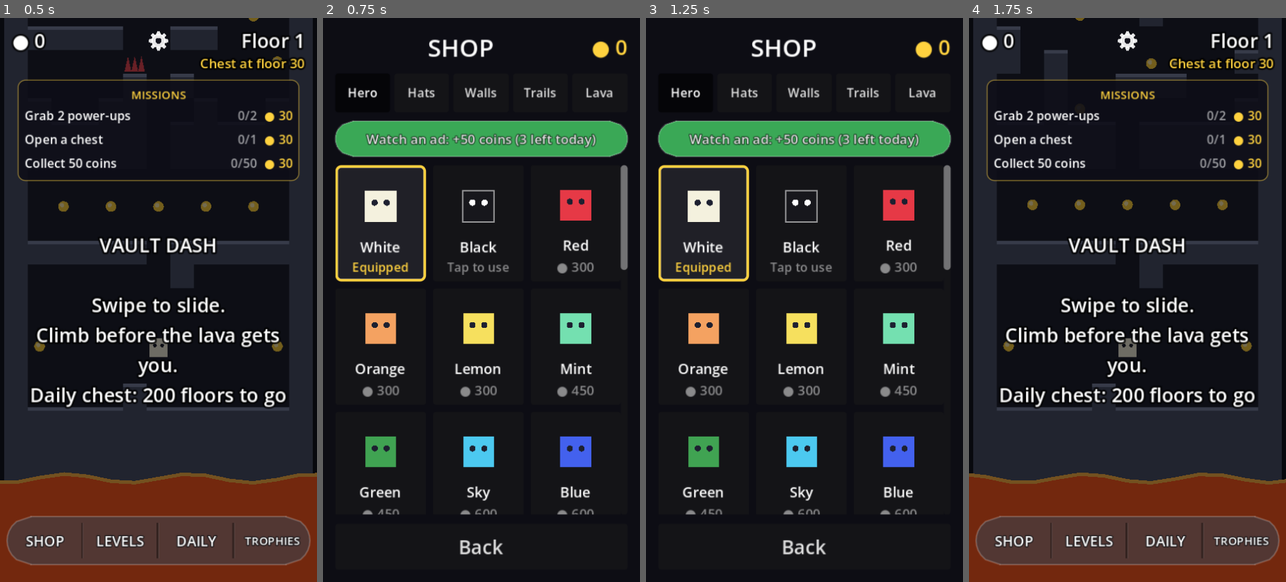
Above: before the commit, frames 1-4 (left to right).
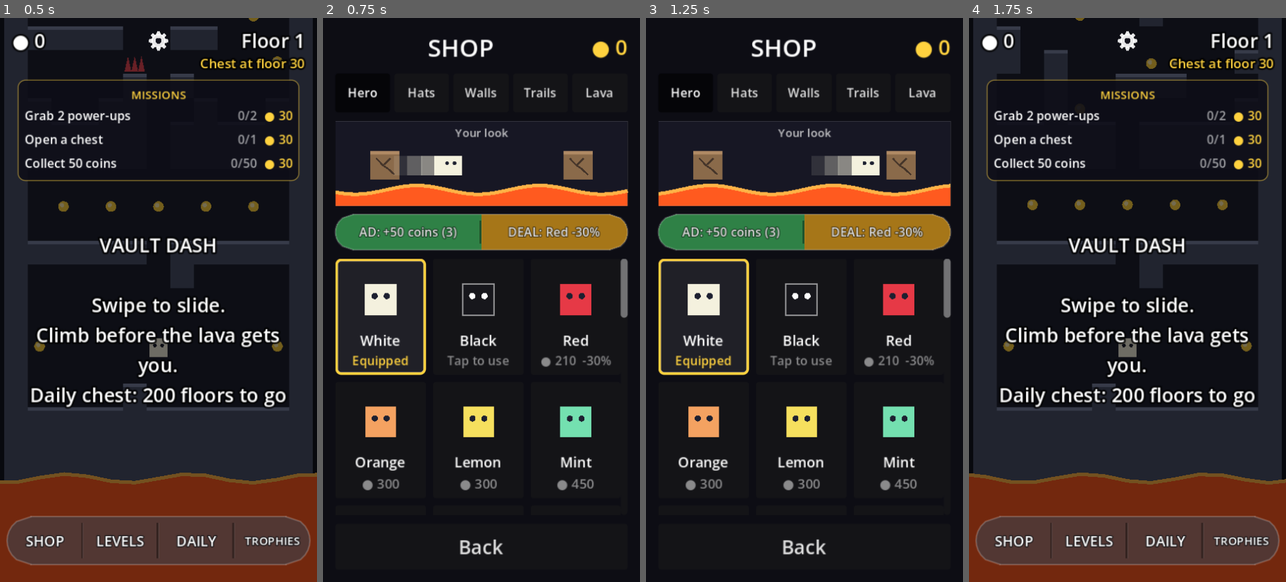
Above: after the commit, the same moments.

Repository: erelcaferm/vault-dash
Game: Godot game, scene res://scenes/main.tscn
Same seed, same stepped clock (60 frames per second), same inputs: the game is played once before the commit and once after it.
Inputs:
- Up to frame 1 (0.5 s): no input
- Up to frame 2 (0.75 s): click "SHOP" at 0.5 s
- Up to frame 3 (1.25 s): no input
- Up to frame 4 (1.75 s): click "TROPHIES" at 1.25 s

Frame 1 is identical in both runs. In frame 2, 27% of the frame differs, in the area x 3-97%, y 18-89%; in frame 3, 27%; in frame 4, nothing differs.

Commit message:
Shop preview window, daily deal, daily gift calendar
- Tap an item in the shop to see it on your hero sliding over the lava
- One unowned item a day is 30% off (DEAL half of the ad|deal pill)
- Seven-day gift strip on the title screen: coins, a chest on day 7;
  missing days never resets it

Co-Authored-By: Claude Opus 5.5 (1M context) <noreply@anthropic.com>
Claude-Session: https://claude.ai/code/session_012HmKL1m49VtDJvmPDdVVsr

Diff:
--- /dev/null
+++ b/scripts/daily_gift.gd
@@ -0,0 +1,113 @@
+extends Control
+## The daily gift: the first time you open the game each day, a strip of
+## seven gifts shows, and you claim the next one. Missing a day never resets
+## it; you just pick up where you left off. After day 7 (a chest) it starts
+## again at day 1. Saved in main.gd as gift_day and gift_date.
+
+signal claimed(reward: Dictionary)
+
+const GOLD := Color("ffd23f")
+const PillStyle := preload("res://scripts/pill_style.gd")
+
+## One entry per day: coins, or a chest.
+const GIFTS := [
+	{"coins": 25}, {"coins": 50}, {"coins": 75}, {"coins": 100},
+	{"coins": 125}, {"coins": 150}, {"chest": true},
+]
+
+var game
+var _row: HBoxContainer
+var _claim: Button
+
+
+func setup(main_game) -> void:
+	game = main_game
+	set_anchors_and_offsets_preset(PRESET_FULL_RECT)
+	mouse_filter = MOUSE_FILTER_STOP
+	var bg := ColorRect.new()
+	bg.color = Color(0, 0, 0, 0.7)
+	bg.set_anchors_and_offsets_preset(PRESET_FULL_RECT)
+	add_child(bg)
+
+	var panel := PanelContainer.new()
+	var style := StyleBoxFlat.new()
+	style.bg_color = Color(0.08, 0.08, 0.12, 0.97)
+	style.border_color = GOLD
+	style.set_border_width_all(2)
+	style.set_corner_radius_all(10)
+	style.set_content_margin_all(14)
+	panel.add_theme_stylebox_override("panel", style)
+	panel.set_anchors_preset(PRESET_CENTER)
+	panel.offset_left = -170
+	panel.offset_right = 170
+	panel.offset_top = -120
+	panel.offset_bottom = 120
+	add_child(panel)
+	var column := VBoxContainer.new()
+	column.add_theme_constant_override("separation", 12)
+	panel.add_child(column)
+	column.add_child(_label("DAILY GIFT", 26, GOLD))
+	column.add_child(_label("A gift every day you play.", 14, Color(1, 1, 1, 0.7)))
+	_row = HBoxContainer.new()
+	_row.add_theme_constant_override("separation", 4)
+	column.add_child(_row)
+	_claim = Button.new()
+	_claim.text = "CLAIM"
+	_claim.custom_minimum_size = Vector2(0, 48)
+	_claim.add_theme_font_size_override("font_size", 22)
+	for key in ["normal", "hover", "pressed"]:
+		_claim.add_theme_stylebox_override(key, PillStyle.new(Color(0.85, 0.6, 0.1, 0.9), key == "pressed"))
+	_claim.add_theme_stylebox_override("focus", StyleBoxEmpty.new())
+	_claim.add_theme_color_override("font_outline_color", Color(0, 0, 0, 0.6))
+	_claim.add_theme_constant_override("outline_size", 4)
+	_claim.pressed.connect(_on_claim)
+	column.add_child(_claim)
+	visible = false
+
+
+func open() -> void:
+	for c in _row.get_children():
+		_row.remove_child(c)
+		c.queue_free()
+	for i in GIFTS.size():
+		_row.add_child(_day_card(i))
+	visible = true
+
+
+func _on_claim() -> void:
+	visible = false
+	claimed.emit(GIFTS[game.gift_day])
+
+
+func _day_card(i: int) -> Control:
+	var today: bool = i == game.gift_day
+	var done: bool = i < game.gift_day
+	var card := PanelContainer.new()
+	card.size_flags_horizontal = SIZE_EXPAND_FILL
+	card.custom_minimum_size.y = 74
+	var style := StyleBoxFlat.new()
+	style.bg_color = Color(1, 1, 1, 0.12 if today else 0.05)
+	style.set_corner_radius_all(6)
+	if today:
+		style.border_color = GOLD
+		style.set_border_width_all(2)
+	card.add_theme_stylebox_override("panel", style)
+	var box := VBoxContainer.new()
+	box.alignment = BoxContainer.ALIGNMENT_CENTER
+	box.add_theme_constant_override("separation", 2)
+	card.add_child(box)
+	box.add_child(_label(tr("Day %d") % (i + 1), 11, Color(1, 1, 1, 0.6)))
+	var gift: Dictionary = GIFTS[i]
+	var what := tr("Chest") if gift.has("chest") else "● %d" % gift.coins
+	box.add_child(_label("✓" if done else what, 13 if not done else 18, Color("7fd67f") if done else GOLD))
+	return card
+
+
+func _label(text: String, size: int, color := Color.WHITE) -> Label:
+	var label := Label.new()
+	label.text = text
+	label.horizontal_alignment = HORIZONTAL_ALIGNMENT_CENTER
+	label.add_theme_font_size_override("font_size", size)
+	label.add_theme_color_override("font_color", color)
+	label.mouse_filter = MOUSE_FILTER_IGNORE
+	return label
--- /dev/null
+++ b/scripts/look_preview.gd
@@ -0,0 +1,69 @@
+extends Control
+## The shop's preview window: your hero, hat and trail sliding back and
+## forth between two cracked walls above the lava, so you can see a whole
+## look before buying. main.gd's equipped items are used unless `trying`
+## holds an item for that kind.
+
+const Skins := preload("res://scripts/skins.gd")
+
+var game
+var trying := {}                 # kind -> item being tried on
+var _time := 0.0
+
+
+func _process(delta: float) -> void:
+	if is_visible_in_tree():
+		_time += delta
+		queue_redraw()
+
+
+func item(kind: String) -> Dictionary:
+	if trying.has(kind):
+		return trying[kind]
+	match kind:
+		"hero":
+			return Skins.find(Skins.HERO, game.equipped_hero)
+		"hat":
+			return Skins.find(Skins.HATS, game.equipped_hat)
+		"trail":
+			return Skins.find(Skins.TRAILS, game.equipped_trail)
+		"lava":
+			return Skins.find(Skins.LAVA, game.equipped_lava)
+	return Skins.find(Skins.WALLS, game.equipped_wall)
+
+
+func _draw() -> void:
+	var r := Rect2(Vector2.ZERO, size)
+	draw_rect(r, Color(0.09, 0.09, 0.14))
+	var tile := minf(size.y * 0.34, 34.0)
+	var floor_y := size.y - tile * 0.9
+	# Two cracked walls to slide between, with the lava creeping below.
+	var left := Rect2(Vector2(size.x * 0.12, floor_y - tile), Vector2(tile, tile))
+	var right := Rect2(Vector2(size.x * 0.88 - tile, floor_y - tile), Vector2(tile, tile))
+	Skins.draw_cracked(self, left, item("walls"), _time)
+	Skins.draw_cracked(self, right, item("walls"), _time)
+	Skins.draw_lava(self, item("lava"), 0.0, size.x, floor_y + tile * 0.35, size.y, _time)
+
+	# Slide right, pause, slide left, pause.
+	var span := right.position.x - left.end.x - tile
+	var cycle := fposmod(_time, 2.4) / 2.4
+	var t := 0.0
+	var dir := Vector2.ZERO
+	if cycle < 0.3:
+		t = cycle / 0.3
+		dir = Vector2.RIGHT
+	elif cycle < 0.5:
+		t = 1.0
+	elif cycle < 0.8:
+		t = 1.0 - (cycle - 0.5) / 0.3
+		dir = Vector2.LEFT
+	var center := Vector2(left.end.x + tile * 0.5 + span * t, floor_y - tile * 0.5)
+	var hero := item("hero")
+	var color := Skins.hero_color(hero, _time * (Skins.RAINBOW_SLIDE_SPEED if dir != Vector2.ZERO else Skins.RAINBOW_IDLE_SPEED))
+	var body := Vector2(tile - 6, tile - 6)
+	if dir != Vector2.ZERO:
+		body *= Vector2(1.2, 0.82)
+		Skins.draw_trail(self, item("trail"), center, dir, body, color, _time)
+	Skins.draw_hero_item(self, hero, center, body, color, dir * 3.0, _time, dir)
+	Skins.draw_hat(self, item("hat"), center, body, _time)
+	draw_rect(r, Color(1, 1, 1, 0.12), false, 1.0)
--- a/scripts/main.gd
+++ b/scripts/main.gd
@@ -14,6 +14,7 @@
 const BAR_COLOR := Color(0.24, 0.25, 0.29, 0.62)
 const Achievements := preload("res://scripts/achievements.gd")
 const AchievementsScreen := preload("res://scripts/achievements_screen.gd")
+const DailyGift := preload("res://scripts/daily_gift.gd")
 const Sfx := preload("res://scripts/sfx.gd")
 const Missions := preload("res://scripts/missions.gd")
 const SettingsScreen := preload("res://scripts/settings_screen.gd")
@@ -173,6 +174,9 @@
 var stats := {}                  # saved counters that achievements watch
 var unlocked: Array = []         # saved ids of unlocked achievements
 var achievements_screen: Control
+var daily_gift: Control
+var gift_day := 0                  # which of the 7 daily gifts is next (0-6)
+var gift_date := ""                # the day the last gift was claimed
 var menu_bar: HBoxContainer
 var banner: PanelContainer
 var banner_label: Label
@@ -206,6 +210,8 @@
 var doubled := false               # this run's coins were already doubled by an ad
 var ad_coins_day := ""             # the day ad_coins_today counts
 var ad_coins_today := 0            # shop coin ads watched that day
+var deal_day := ""                 # the day deal_id was picked
+var deal_id := ""                  # today's discounted shop item ("" if none left)
 var pause_button: Button
 var best_at_start := 0           # best floor before this run, for the "New best!" moment
 var new_best_shown := false
@@ -373,6 +379,9 @@
 	rainbow_phase += delta * (Skins.RAINBOW_SLIDE_SPEED if moving else Skins.RAINBOW_IDLE_SPEED)
 	state_time += delta
 	_update_shop_glow()
+	if state == State.READY and not (shop.visible or achievements_screen.visible or settings_screen.visible \
+			or levels_screen.visible or level_editor.visible):
+		_maybe_show_gift()
 	if state == State.PLAYING:
 		elapsed += delta
 		_update_slide(delta)
@@ -1035,7 +1044,7 @@
 
 func _unhandled_input(event: InputEvent) -> void:
 	if shop.visible or chest_screen.visible or achievements_screen.visible or settings_screen.visible \
-			or levels_screen.visible or level_editor.visible:
+			or levels_screen.visible or level_editor.visible or daily_gift.visible:
 		return
 	if event is InputEventScreenTouch:
 		if event.pressed:
@@ -1357,6 +1366,10 @@
 	hud.add_child(achievements_screen)
 	achievements_screen.setup(self)
 	achievements_screen.closed.connect(func(): achievements_screen.visible = false)
+	daily_gift = DailyGift.new()
+	hud.add_child(daily_gift)
+	daily_gift.setup(self)
+	daily_gift.claimed.connect(_claim_gift)
 	# The banner goes on top of every other screen.
 	hud.add_child(banner)
 	chest_rng.randomize()
@@ -1402,7 +1415,7 @@
 	safe_root.offset_right = -inset[2]
 	safe_root.offset_bottom = -inset[3]
 	# Full-screen menus keep their background edge to edge.
-	for screen in [shop, chest_screen, settings_screen, levels_screen, level_editor, achievements_screen]:
+	for screen in [shop, chest_screen, settings_screen, levels_screen, level_editor, achievements_screen, daily_gift]:
 		var bg: Control = screen.get_child(0)
 		if bg is ColorRect:
 			bg.offset_left = -inset[0]
@@ -1834,6 +1847,33 @@
 
 # --- Daily Climb -----------------------------------------------------------
 
+## The daily gift waits on the title screen once a day, from the second
+## run on (a brand-new player gets the game first).
+func gift_ready() -> bool:
+	return gift_date != today() and stat("runs") >= 1 and not is_level()
+
+
+func _maybe_show_gift() -> void:
+	if state == State.READY and gift_ready() and not daily_gift.visible and not chest_screen.visible:
+		daily_gift.open()
+
+
+func _claim_gift(gift: Dictionary) -> void:
+	gift_date = today()
+	gift_day = (gift_day + 1) % DailyGift.GIFTS.size()
+	add_stat("gifts")
+	if gift.has("chest"):
+		pending_chests += 1
+		_save()
+		_open_next_chest(State.READY)
+		return
+	total_coins += gift.coins
+	sfx.play("reward")
+	_toast(tr("+%d coins") % gift.coins)
+	_save()
+	reset()
+
+
 func today() -> String:
 	return test_today if test_today != "" else Time.get_date_string_from_system()
 
@@ -2005,14 +2045,49 @@
 		reset()    # refreshes the title screen's coin count
 
 
+## Today's deal: one shop item you don't own, DEAL_OFF cheaper, picked once
+## a day. Returns [kind, item], or [] when there's nothing left to discount.
+const DEAL_OFF := 0.3
+const DEAL_KINDS := ["hero", "hat", "walls", "trail", "lava"]
+
+func deal() -> Array:
+	if deal_day != today():
+		deal_day = today()
+		deal_id = ""
+		var choices: Array = []
+		for kind in DEAL_KINDS:
+			for item in Skins.list(kind):
+				if item.price > 0 and not owns(item):
+					choices.append(item.id)
+		if not choices.is_empty():
+			var rng := RandomNumberGenerator.new()
+			rng.seed = ("deal-" + deal_day).hash()
+			deal_id = choices[rng.randi_range(0, choices.size() - 1)]
+		_save()
+	if deal_id == "":
+		return []
+	for kind in DEAL_KINDS:
+		for item in Skins.list(kind):
+			if item.id == deal_id and not owns(item):
+				return [kind, item]
+	return []
+
+
+## What an item costs today, after any deal.
+func price(item: Dictionary) -> int:
+	if item.id == deal_id and deal_day == today():
+		return snappedi(roundi(item.price * (1.0 - DEAL_OFF)), 10)
+	return item.price
+
+
 func owns(item: Dictionary) -> bool:
 	return item.price == 0 or owned.has(item.id)
 
 
 func buy(kind: String, item: Dictionary) -> bool:
-	if owns(item) or item.get("chest_only", false) or item.has("achievement") or item.has("level") or total_coins < item.price:
+	if owns(item) or item.get("chest_only", false) or item.has("achievement") or item.has("level") or total_coins < price(item):
 		return false
-	total_coins -= item.price
+	total_coins -= price(item)
 	sfx.play("buy")
 	owned.append(item.id)
 	equip(kind, item.id)
@@ -2062,6 +2137,10 @@
 		ads.no_forced_ads = cfg.get_value("shop", "no_forced_ads", false)
 		ad_coins_day = cfg.get_value("ads", "day", "")
 		ad_coins_today = cfg.get_value("ads", "today", 0)
+		deal_day = cfg.get_value("shop", "deal_day", "")
+		deal_id = cfg.get_value("shop", "deal_id", "")
+		gift_day = cfg.get_value("gift", "day", 0)
+		gift_date = cfg.get_value("gift", "date", "")
 		trap_meter = cfg.get_value("secret", "meter", 0.0)
 		bonus_chest_owed = cfg.get_value("secret", "chest_owed", false)
 		unlocked = cfg.get_value("achievements", "unlocked", [])
@@ -2106,6 +2185,10 @@
 	cfg.set_value("shop", "no_forced_ads", ads.no_forced_ads)
 	cfg.set_value("ads", "day", ad_coins_day)
 	cfg.set_value("ads", "today", ad_coins_today)
+	cfg.set_value("shop", "deal_day", deal_day)
+	cfg.set_value("shop", "deal_id", deal_id)
+	cfg.set_value("gift", "day", gift_day)
+	cfg.set_value("gift", "date", gift_date)
 	cfg.set_value("shop", "hero", equipped_hero)
 	cfg.set_value("shop", "wall", equipped_wall)
 	cfg.set_value("shop", "trail", equipped_trail)
--- a/scripts/shop.gd
+++ b/scripts/shop.gd
@@ -8,6 +8,7 @@
 const Preview := preload("res://scripts/skin_preview.gd")
 const Achievements := preload("res://scripts/achievements.gd")
 const PillStyle := preload("res://scripts/pill_style.gd")
+const LookPreview := preload("res://scripts/look_preview.gd")
 
 const GOLD := Color("ffd23f")
 const DIM := Color(1, 1, 1, 0.5)
@@ -20,6 +21,10 @@
 var _grid: GridContainer
 var _tab_buttons := {}
 var _ad_button: Button
+var _deal_button: Button
+var _offers: HBoxContainer
+var _look: Control               # try-on window
+var _look_label: Label
 
 
 func setup(main_game) -> void:
@@ -74,18 +79,35 @@
 		tabs.add_child(b)
 		_tab_buttons[t[0]] = b
 
-	_ad_button = Button.new()
-	_ad_button.custom_minimum_size.y = 40
-	_ad_button.add_theme_font_size_override("font_size", 15)
-	for key in ["normal", "hover", "pressed", "disabled"]:
-		_ad_button.add_theme_stylebox_override(key, PillStyle.new(Color("3aa856") if key != "disabled" else Color("3a4a3e"), key == "pressed"))
-	_ad_button.add_theme_stylebox_override("focus", StyleBoxEmpty.new())
-	_ad_button.add_theme_color_override("font_outline_color", Color("10361a"))
-	_ad_button.add_theme_constant_override("outline_size", 4)
+	_look = LookPreview.new()
+	_look.game = game
+	_look.clip_contents = true
+	_look.custom_minimum_size.y = 96
+	_look.mouse_filter = MOUSE_FILTER_IGNORE
+	column.add_child(_look)
+	_look_label = _label("", 13, Color(1, 1, 1, 0.75))
+	_look_label.set_anchors_and_offsets_preset(PRESET_TOP_WIDE)
+	_look_label.offset_top = 4
+	_look.add_child(_look_label)
+
+	# One pill: watch an ad for coins | today's deal.
+	_offers = HBoxContainer.new()
+	_offers.add_theme_constant_override("separation", 0)
+	_offers.custom_minimum_size.y = 40
+	column.add_child(_offers)
+	_ad_button = _offer_button(Color(0.23, 0.66, 0.34, 0.75))
 	_ad_button.pressed.connect(func():
 		if game.ad_shop_coins():
 			_refresh())
-	column.add_child(_ad_button)
+	_deal_button = _offer_button(Color(0.85, 0.6, 0.1, 0.75))
+	_deal_button.pressed.connect(func():
+		var d: Array = game.deal()
+		if d.is_empty():
+			return
+		_show_tab(d[0])
+		_look.trying[d[0]] = d[1]
+		_scroll_to(d[1])
+		_refresh())
 
 	_scroll = ScrollContainer.new()
 	_scroll.size_flags_vertical = SIZE_EXPAND_FILL
@@ -103,6 +125,7 @@
 	back.custom_minimum_size.y = 52
 	back.add_theme_font_size_override("font_size", 22)
 	back.pressed.connect(func():
+		_look.trying.clear()
 		_mark_tab_seen()
 		closed.emit())
 	column.add_child(back)
@@ -111,6 +134,7 @@
 
 func open() -> void:
 	pending_buy = ""
+	_look.trying.clear()
 	visible = true
 	# Start on a tab with something new in it.
 	for t in _tab_buttons:
@@ -131,10 +155,26 @@
 
 func _refresh() -> void:
 	_coins_label.text = "● %d" % game.total_coins
+	var tried: Array = _look.trying.values()
+	_look_label.text = tr("Preview: %s") % tr(tried[0].name) if tried.size() == 1 \
+			else (tr("Your look") if tried.is_empty() else tr("Preview: %d items") % tried.size())
 	var left: int = game.ad_coins_left()
 	_ad_button.visible = game.ads.can_show_rewarded()
 	_ad_button.disabled = left <= 0
-	_ad_button.text = tr("Watch an ad: +%d coins (%d left today)") % [game.Ads.SHOP_COINS, left] if left > 0 else tr("No more ads today")
+	_ad_button.text = tr("AD: +%d coins (%d)") % [game.Ads.SHOP_COINS, left] if left > 0 else tr("No more ads today")
+	var d: Array = game.deal()
+	_deal_button.visible = not d.is_empty()
+	if not d.is_empty():
+		_deal_button.text = tr("DEAL: %s -%d%%") % [tr(d[1].name), roundi(game.DEAL_OFF * 100)]
+	_offers.visible = _ad_button.visible or _deal_button.visible
+	game._style_bar(_offers)
+	for b: Button in _offers.get_children():
+		var label := Label.new()
+		label.text = b.text
+		label.add_theme_font_size_override("font_size", 14)
+		game.fit_font(label, (size.x - 28.0) / maxf(_offers.get_children().filter(func(c): return c.visible).size(), 1) - 20.0, 9)
+		b.add_theme_font_size_override("font_size", label.get_theme_font_size("font_size"))
+		label.free()
 	var keep := _scroll.scroll_vertical
 	for c in _grid.get_children():
 		_grid.remove_child(c)
@@ -195,6 +235,8 @@
 		status = _label(tr("Level %d") % item.level, 13, Color("7fd6ff"))
 	elif pending_buy == item.id:
 		status = _label("Tap to buy!", 14, GOLD)
+	elif game.price(item) < item.price:
+		status = _label("● %d  -%d%%" % [game.price(item), roundi(game.DEAL_OFF * 100)], 14, Color("ffb347") if game.total_coins >= game.price(item) else DIM)
 	elif game.total_coins >= item.price:
 		status = _label("● %d" % item.price, 15, GOLD)
 	else:
@@ -224,12 +266,41 @@
 	elif pending_buy == item.id:
 		game.buy(tab, item)
 		pending_buy = ""
-	elif game.total_coins >= item.price:
+	elif game.total_coins >= game.price(item):
 		pending_buy = item.id
 	else:
 		pending_buy = ""
 		game.sfx.play("error")
+	# Tapping an item you don't own shows it on your hero in the window above.
+	if game.owns(item):
+		_look.trying.erase(tab)
+	else:
+		_look.trying[tab] = item
 	_refresh()
+
+
+func _offer_button(color: Color) -> Button:
+	var b := Button.new()
+	b.size_flags_horizontal = SIZE_EXPAND_FILL
+	b.clip_text = true
+	b.add_theme_font_size_override("font_size", 14)
+	for key in ["normal", "hover", "pressed", "disabled"]:
+		b.add_theme_stylebox_override(key, PillStyle.new(color if key != "disabled" else Color(0.3, 0.3, 0.34, 0.6), key == "pressed"))
+	b.add_theme_stylebox_override("focus", StyleBoxEmpty.new())
+	b.add_theme_color_override("font_outline_color", Color(0, 0, 0, 0.6))
+	b.add_theme_constant_override("outline_size", 4)
+	_offers.add_child(b)
+	return b
+
+
+## Scrolls the grid so `item`'s card is in view.
+func _scroll_to(item: Dictionary) -> void:
+	var i: int = Skins.list(tab).find(item)
+	if i < 0:
+		return
+	await get_tree().process_frame
+	var card: Control = _grid.get_child(i)
+	_scroll.scroll_vertical = int(card.position.y)
 
 
 func _has_new(t: String) -> bool:
--- /dev/null
+++ b/tests/test_gift.gd
@@ -0,0 +1,74 @@
+extends SceneTree
+## Checks the daily gift calendar and the daily shop deal.
+## Run: godot --headless --path . --script res://tests/test_gift.gd
+
+const SAVE := "user://test_gift_save.cfg"
+const DailyGift := preload("res://scripts/daily_gift.gd")
+const Skins := preload("res://scripts/skins.gd")
+
+var failures := 0
+
+
+func _initialize() -> void:
+	DirAccess.remove_absolute(ProjectSettings.globalize_path(SAVE))
+	var game = load("res://scenes/main.tscn").instantiate()
+	game.save_path = SAVE
+	game.test_today = "2026-10-20"
+	root.add_child(game)
+	await process_frame
+	await process_frame
+
+	# Daily gift.
+	_expect(not game.daily_gift.visible, "no gift before the first run")
+	game.stats["runs"] = 1
+	await process_frame
+	_expect(game.daily_gift.visible, "the gift shows on the title screen")
+	var before: int = game.total_coins
+	game.daily_gift._on_claim()
+	_expect(game.total_coins == before + DailyGift.GIFTS[0].coins, "day 1 pays its coins")
+	_expect(game.gift_day == 1 and not game.gift_ready(), "one gift a day")
+	await process_frame
+	_expect(not game.daily_gift.visible, "the gift doesn't come back the same day")
+	game.test_today = "2026-10-25"    # days missed don't reset it
+	_expect(game.gift_ready(), "a new day brings a new gift")
+	game.gift_day = 6
+	var chests: int = game.pending_chests
+	game._claim_gift(DailyGift.GIFTS[6])
+	_expect(game.state == game.State.CHEST and game.gift_day == 0, "day 7 opens a chest and the strip starts again")
+	game.chest_screen._reveal()
+	game.chest_screen.finished.emit(game.chest_screen._reward)
+	_expect(game.pending_chests == chests and game.state == game.State.READY, "the gift chest is opened, back to the title")
+
+	# Daily deal.
+	game.test_today = "2026-10-21"
+	var d: Array = game.deal()
+	_expect(not d.is_empty() and d[1].price > 0 and not game.owns(d[1]), "a deal is an unowned shop item")
+	var item: Dictionary = d[1]
+	_expect(game.price(item) < item.price, "the deal is cheaper")
+	_expect(game.deal()[1].id == item.id, "the deal stays the same all day")
+	game.total_coins = game.price(item)
+	_expect(game.buy(d[0], item) and game.total_coins == 0, "buying the deal costs the deal price")
+	_expect(game.deal().is_empty(), "a bought deal is gone for the day")
+	game.test_today = "2026-10-22"
+	_expect(not game.deal().is_empty() and game.deal()[1].id != item.id, "a new deal the next day")
+
+	# The preview shows any item you tap, and the deal button jumps to the deal.
+	var deal_item: Array = game.deal()
+	game.shop.open()
+	game.shop._show_tab("hero")
+	var other := Skins.find(Skins.HERO, "rainbow" if deal_item[1].id != "rainbow" else "gold")
+	game.shop._on_card(other)
+	_expect(game.shop._look.trying.get("hero", {}).get("id", "") == other.id, "tapping an item previews it")
+	game.shop._deal_button.pressed.emit()
+	_expect(game.shop.tab == deal_item[0] and game.shop._look.trying[deal_item[0]].id == deal_item[1].id, "the deal button shows the deal")
+	DirAccess.remove_absolute(ProjectSettings.globalize_path(SAVE))
+
+	if failures == 0:
+		print("PASS: daily gift and daily deal")
+	quit(1 if failures > 0 else 0)
+
+
+func _expect(ok: bool, what: String) -> void:
+	if not ok:
+		failures += 1
+		print("FAIL: ", what)
--- a/translations/strings.csv
+++ b/translations/strings.csv
@@ -350,7 +350,6 @@
 FREE REVIVE,FREE REVIVE,REVIVIR GRATIS,RÉSURRECTION,GRATIS-REVIVE,BEDAVA DİRİLT,ВОСКРЕСНУТЬ,免费复活,免費復活
 AD,AD,ANUNCIO,PUB,WERBUNG,REKLAM,РЕКЛАМА,广告,廣告
 2x COINS,2x COINS,MONEDAS x2,PIÈCES x2,MÜNZEN x2,2x ALTIN,МОНЕТЫ x2,金币翻倍,金幣翻倍
-Watch an ad: +%d coins (%d left today),Watch an ad: +%d coins (%d left today),Ver anuncio: +%d monedas (quedan %d hoy),Voir une pub : +%d pièces (encore %d aujourd'hui),Werbung ansehen: +%d Münzen (heute noch %d),Reklam izle: +%d altın (bugün %d kaldı),Смотреть рекламу: +%d монет (сегодня ещё %d),看广告：+%d 金币（今天还剩 %d 次）,看廣告：+%d 金幣（今天還剩 %d 次）
 No more ads today,No more ads today,No hay más anuncios hoy,Plus de pubs aujourd'hui,Heute keine Werbung mehr,Bugünlük reklam bitti,На сегодня реклама закончилась,今天没有更多广告了,今天沒有更多廣告了
 NEW,NEW,NUEVO,NOUVEAU,NEU,YENİ,НОВОЕ,新,新
 Frog,Frog,Rana,Grenouille,Frosch,Kurbağa,Лягушка,青蛙,青蛙
@@ -377,3 +376,13 @@
 Honey,Honey,Miel,Miel,Honig,Bal,Мёд,蜂蜜,蜂蜜
 Ink,Ink,Tinta,Encre,Tinte,Mürekkep,Чернила,墨水,墨水
 Aurora,Aurora,Aurora,Aurore,Polarlicht,Kutup Işıkları,Сияние,极光,極光
+Day %d,Day %d,Día %d,Jour %d,Tag %d,%d. Gün,День %d,第 %d 天,第 %d 天
+Chest,Chest,Cofre,Coffre,Truhe,Sandık,Сундук,宝箱,寶箱
+DAILY GIFT,DAILY GIFT,REGALO DIARIO,CADEAU DU JOUR,TAGESGESCHENK,GÜNLÜK HEDİYE,ЕЖЕДНЕВНЫЙ ПОДАРОК,每日礼物,每日禮物
+A gift every day you play.,A gift every day you play.,Un regalo cada día que juegas.,Un cadeau chaque jour où vous jouez.,Ein Geschenk an jedem Spieltag.,Oynadığın her gün bir hediye.,Подарок за каждый день игры.,每天游玩都有礼物。,每天遊玩都有禮物。
+CLAIM,CLAIM,RECOGER,RÉCUPÉRER,ABHOLEN,AL,ЗАБРАТЬ,领取,領取
+Preview: %s,Preview: %s,Vista previa: %s,Aperçu : %s,Vorschau: %s,Önizleme: %s,Просмотр: %s,预览：%s,預覽：%s
+Your look,Your look,Tu estilo,Votre look,Dein Look,Görünümün,Твой облик,你的造型,你的造型
+Preview: %d items,Preview: %d items,Vista previa: %d objetos,Aperçu : %d objets,Vorschau: %d Gegenstände,Önizleme: %d eşya,Просмотр: %d предм.,预览：%d 件,預覽：%d 件
+AD: +%d coins (%d),AD: +%d coins (%d),ANUNCIO: +%d monedas (%d),PUB : +%d pièces (%d),WERBUNG: +%d Münzen (%d),REKLAM: +%d altın (%d),РЕКЛАМА: +%d монет (%d),广告：+%d 金币（%d）,廣告：+%d 金幣（%d）
+DEAL: %s -%d%%,DEAL: %s -%d%%,OFERTA: %s -%d%%,PROMO : %s -%d%%,ANGEBOT: %s -%d%%,FIRSAT: %s -%d%%,СКИДКА: %s -%d%%,特惠：%s -%d%%,特惠：%s -%d%%
Not shown, added: scripts/daily_gift.gd.uid
Not shown, added: scripts/look_preview.gd.uid
Not shown, added: tests/test_gift.gd.uid
